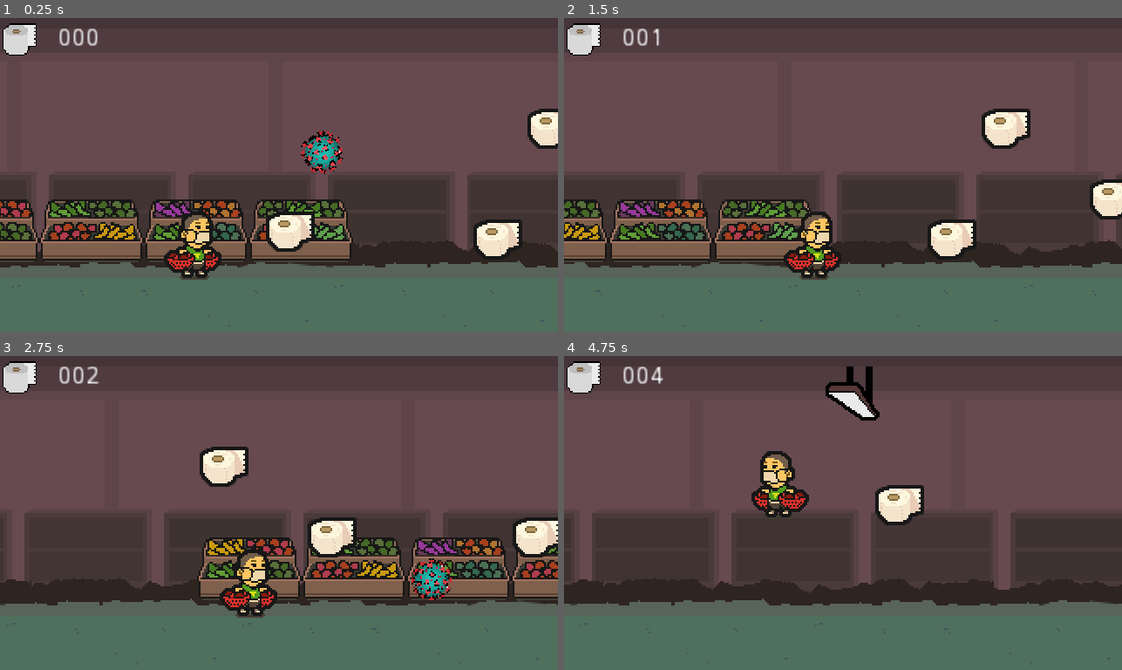
Above: before the commit, frames 1-4 (two rows, left to right).
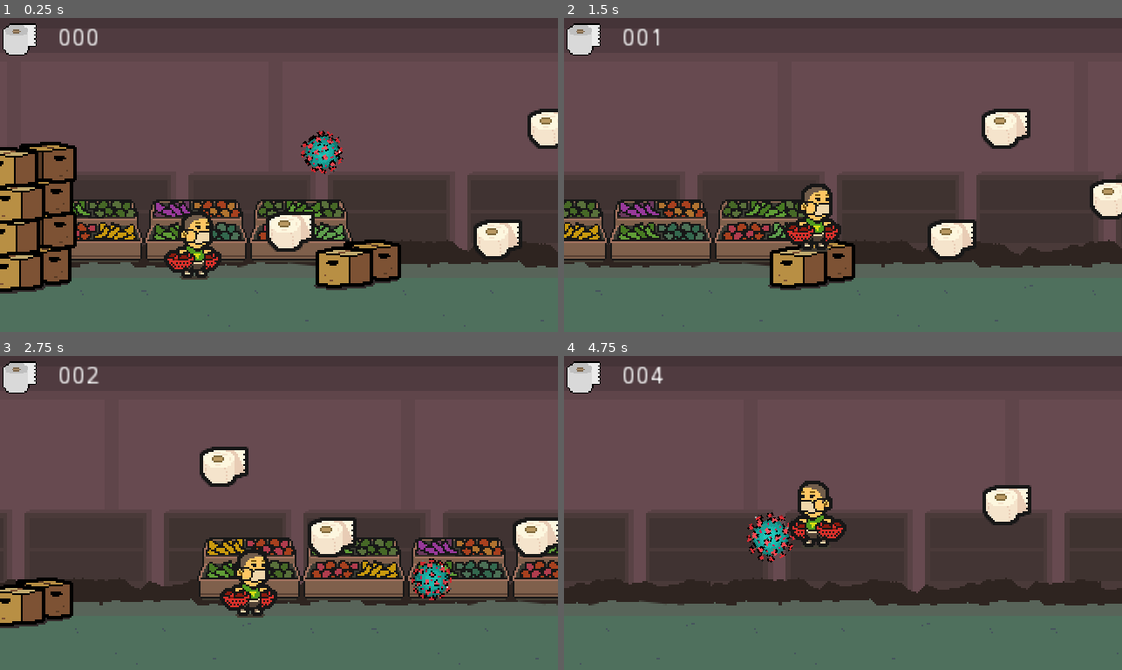
Above: after the commit, the same moments.

Repository: progsource/ssj2020_1
Game: Godot game, scene res://scenes/Game.tscn
Same seed, same stepped clock (60 frames per second), same inputs: the game is played once before the commit and once after it.
Inputs:
- Up to frame 1 (0.25 s): no input
- Up to frame 2 (1.5 s): hold Right (ui_right) from 0.53 s (still down); tap Space (ui_select) at 0.77 s
- Up to frame 3 (2.75 s): tap Space (ui_select) at 1.52 s; release Right (ui_right) at 2.03 s; hold Left (ui_left) from 2.03 s (still down)
- Up to frame 4 (4.75 s): release Left (ui_left) at 2.78 s; hold Right (ui_right) 2.78-4.28 s; tap Space (ui_select) at 3.02, 3.77, 4.52 s; hold Left (ui_left) from 4.28 s (still down)

The runs differ from the first frame. In frame 1, 7.8% of the frame differs, in the area x 0-72%, y 39-88%; in frame 2, 3.0%; in frame 3, 1.8%; in frame 4, 12%, in the area x 0-100%, y 3-99%.

Commit message:
Added boxes to game scene

Diff:
--- a/code/packed/Player.tscn
+++ b/code/packed/Player.tscn
@@ -60,6 +60,7 @@
 }
 
 [node name="Player" type="KinematicBody2D"]
+z_index = 3
 script = ExtResource( 2 )
 
 [node name="Sprite" type="Sprite" parent="."]
--- a/code/scenes/Game.tscn
+++ b/code/scenes/Game.tscn
@@ -10,6 +10,7 @@
 [ext_resource path="res://packed/SceneLoader.tscn" type="PackedScene" id=8]
 [ext_resource path="res://packed/MagneticVirus.tscn" type="PackedScene" id=9]
 [ext_resource path="res://packed/Granny.tscn" type="PackedScene" id=10]
+[ext_resource path="res://packed/Box.tscn" type="PackedScene" id=11]
 
 [node name="Game" type="Node2D"]
 script = ExtResource( 5 )
@@ -24,7 +25,25 @@
 position = Vector2( 0, 180 )
 size = Vector2( 320, 32 )
 
+[node name="Virus2" type="Node" parent="."]
+
+[node name="Virus" parent="Virus2" instance=ExtResource( 3 )]
+position = Vector2( 340, 128 )
+
+[node name="MagneticVirus" parent="Virus2" instance=ExtResource( 9 )]
+position = Vector2( 128, 50 )
+
+[node name="boxes" type="Node" parent="."]
+
+[node name="Box" parent="boxes" instance=ExtResource( 11 )]
+position = Vector2( -80, 110 )
+box_size = 3
+
+[node name="Box2" parent="boxes" instance=ExtResource( 11 )]
+position = Vector2( 110, 140 )
+
 [node name="Player" parent="." instance=ExtResource( 1 )]
+light_mask = 2
 position = Vector2( 16, 124 )
 
 [node name="Camera2D" type="Camera2D" parent="Player"]
@@ -33,14 +52,6 @@
 limit_top = 0
 limit_bottom = 180
 drag_margin_h_enabled = true
-
-[node name="Virus2" type="Node" parent="."]
-
-[node name="Virus" parent="Virus2" instance=ExtResource( 3 )]
-position = Vector2( 340, 128 )
-
-[node name="MagneticVirus" parent="Virus2" instance=ExtResource( 9 )]
-position = Vector2( 128, 50 )
 
 [node name="Items" type="Node" parent="."]
 
Not shown: 1 places in code/scenes/Game.tscn that only renumber resources
